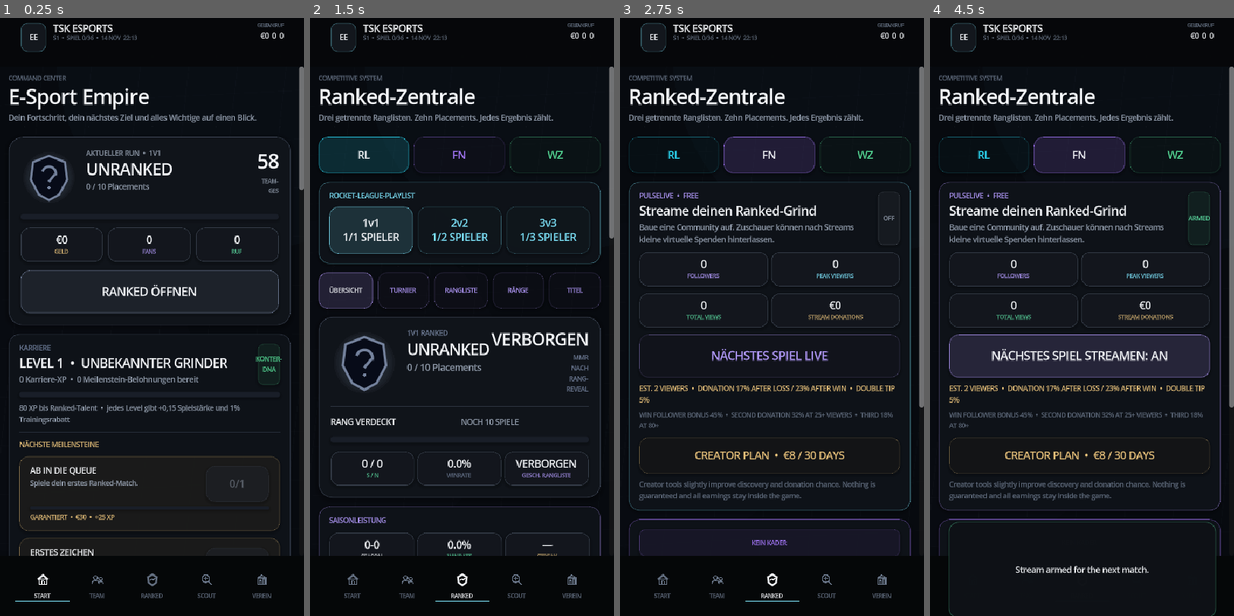
Above: before the commit, frames 1-4 (left to right).
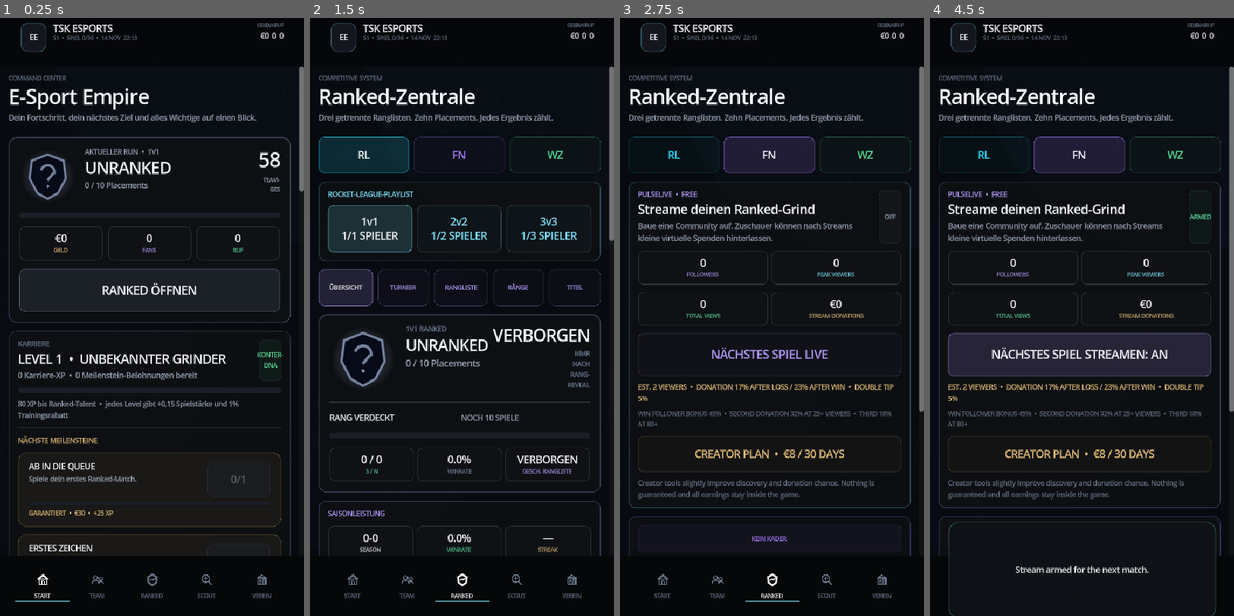
Above: after the commit, the same moments.

Repository: JasonTSKowner/E-Sport-Empire
Game: Godot game, scene res://scenes/Main.tscn
Two runs of this game, one before a commit and one after it. Both use one fixed random seed, a clock stepped at 60 frames per second and the inputs below.
Inputs:
- Up to frame 1 (0.25 s): no input
- Up to frame 2 (1.5 s): click "RANKED ÖFFNEN" at 0.5 s; click "RL" at 1.25 s
- Up to frame 3 (2.75 s): click "FN" at 2 s
- Up to frame 4 (4.5 s): click "NÄCHSTES SPIEL LIVE" at 2.75 s; click "NÄCHSTES SPIEL STREAMEN: AN" at 3.5 s; click "NÄCHSTES SPIEL LIVE" at 4.25 s

The runs differ from the first frame. In frame 1, 8.7% of the frame differs, in the area x 2-100%, y 19-90%; in frame 2, 8.8%; in frame 3, 7.5%; in frame 4, 8.1%.

Commit message:
v2.0: sharpen design system and remove template styling

Diff:
--- a/scripts/ui_kit.gd
+++ b/scripts/ui_kit.gd
@@ -1,10 +1,10 @@
 class_name EmpireUI
 extends RefCounted
 
-const BG := Color("070A0F")
-const SURFACE := Color("0F141C")
-const SURFACE_2 := Color("141B25")
-const SURFACE_3 := Color("1B2430")
+const BG := Color("080A0D")
+const SURFACE := Color("101318")
+const SURFACE_2 := Color("151A20")
+const SURFACE_3 := Color("1B2128")
 const TEXT := Color("F5F7FA")
 const MUTED := Color("98A3B3")
 const DIM := Color("647082")
@@ -33,23 +33,24 @@
 	style.content_margin_right = 16.0
 	style.content_margin_top = 14.0
 	style.content_margin_bottom = 14.0
-	style.shadow_color = Color(0.0, 0.0, 0.0, 0.20)
-	style.shadow_size = 4
-	style.shadow_offset = Vector2(0.0, 2.0)
+	style.shadow_color = Color(0.0, 0.0, 0.0, 0.12)
+	style.shadow_size = 2
+	style.shadow_offset = Vector2(0.0, 1.0)
 	style.anti_aliasing = true
 	return style
 
 
 static func card(accent: Color = Color.TRANSPARENT) -> PanelContainer:
 	var panel := PanelContainer.new()
-	var border := Color(0.55, 0.63, 0.72, 0.12)
+	var border := Color(0.55, 0.63, 0.72, 0.09)
 	if accent.a > 0.0:
-		border = Color(accent.r, accent.g, accent.b, 0.18)
-	var style := box(Color(0.055, 0.071, 0.094, 0.98), 16, border, 1)
-	style.content_margin_left = 16.0
-	style.content_margin_right = 16.0
-	style.content_margin_top = 15.0
-	style.content_margin_bottom = 15.0
+		border = Color(accent.r, accent.g, accent.b, 0.12)
+	var style := box(Color(0.050, 0.059, 0.071, 0.99), 10, border, 1)
+	style.content_margin_left = 14.0
+	style.content_margin_right = 14.0
+	style.content_margin_top = 13.0
+	style.content_margin_bottom = 13.0
+	style.shadow_size = 0
 	panel.add_theme_stylebox_override("panel", style)
 	panel.size_flags_horizontal = Control.SIZE_EXPAND_FILL
 	panel.mouse_filter = Control.MOUSE_FILTER_PASS
@@ -99,14 +100,14 @@
 	node.add_theme_color_override("font_disabled_color", Color(MUTED.r, MUTED.g, MUTED.b, 0.45))
 	var normal_color := Color(accent.r, accent.g, accent.b, 0.16 if filled else 0.035)
 	var normal_border := Color(accent.r, accent.g, accent.b, 0.44 if filled else 0.16)
-	var normal := box(normal_color, 13, normal_border, 1)
+	var normal := box(normal_color, 8, normal_border, 1)
 	normal.content_margin_left = 16.0
 	normal.content_margin_right = 16.0
-	var hover := box(Color(accent.r, accent.g, accent.b, 0.12), 13, Color(accent.r, accent.g, accent.b, 0.34), 1)
-	var pressed := box(Color(accent.r, accent.g, accent.b, 0.20), 12, Color(accent.r, accent.g, accent.b, 0.54), 1)
+	var hover := box(Color(accent.r, accent.g, accent.b, 0.08), 8, Color(accent.r, accent.g, accent.b, 0.22), 1)
+	var pressed := box(Color(accent.r, accent.g, accent.b, 0.14), 8, Color(accent.r, accent.g, accent.b, 0.36), 1)
 	pressed.content_margin_top = 15.0
 	pressed.content_margin_bottom = 13.0
-	var disabled := box(Color(0.16, 0.18, 0.22, 0.38), 13, Color(0.35, 0.38, 0.44, 0.10), 1)
+	var disabled := box(Color(0.12, 0.14, 0.17, 0.46), 8, Color(0.35, 0.38, 0.44, 0.07), 1)
 	node.add_theme_stylebox_override("normal", normal)
 	node.add_theme_stylebox_override("hover", hover)
 	node.add_theme_stylebox_override("pressed", pressed)
@@ -143,13 +144,14 @@
 static func hero(accent: Color = CYAN) -> PanelContainer:
 	var panel := PanelContainer.new()
 	panel.size_flags_horizontal = Control.SIZE_EXPAND_FILL
-	var style := box(Color(0.062, 0.078, 0.102, 0.99), 20, Color(accent.r, accent.g, accent.b, 0.20), 1)
-	style.content_margin_left = 18.0
-	style.content_margin_right = 18.0
-	style.content_margin_top = 18.0
-	style.content_margin_bottom = 18.0
-	style.shadow_size = 7
-	style.shadow_color = Color(0, 0, 0, 0.24)
+	var style := box(Color(0.052, 0.062, 0.075, 0.995), 12, Color(0.55, 0.63, 0.72, 0.10), 1)
+	style.border_width_top = 2
+	style.border_color = Color(accent.r, accent.g, accent.b, 0.38)
+	style.content_margin_left = 16.0
+	style.content_margin_right = 16.0
+	style.content_margin_top = 16.0
+	style.content_margin_bottom = 16.0
+	style.shadow_size = 0
 	panel.add_theme_stylebox_override("panel", style)
 	return panel
 
@@ -157,7 +159,7 @@
 static func metric_tile(caption: String, value: String, accent: Color = CYAN) -> PanelContainer:
 	var panel := PanelContainer.new()
 	panel.size_flags_horizontal = Control.SIZE_EXPAND_FILL
-	var style := box(Color(0.075, 0.09, 0.115, 0.96), 12, Color(0.55, 0.62, 0.72, 0.10), 1)
+	var style := box(Color(0.058, 0.066, 0.078, 0.98), 8, Color(0.55, 0.62, 0.70, 0.07), 1)
 	style.content_margin_left = 10.0
 	style.content_margin_right = 10.0
 	style.content_margin_top = 9.0
@@ -236,9 +238,9 @@
 	panel.add_theme_stylebox_override(
 		"panel",
 		box(
-			Color(accent.r, accent.g, accent.b, 0.08),
-			8,
-			Color(accent.r, accent.g, accent.b, 0.16),
+			Color(accent.r, accent.g, accent.b, 0.055),
+			6,
+			Color(accent.r, accent.g, accent.b, 0.11),
 			1
 		)
 	)
